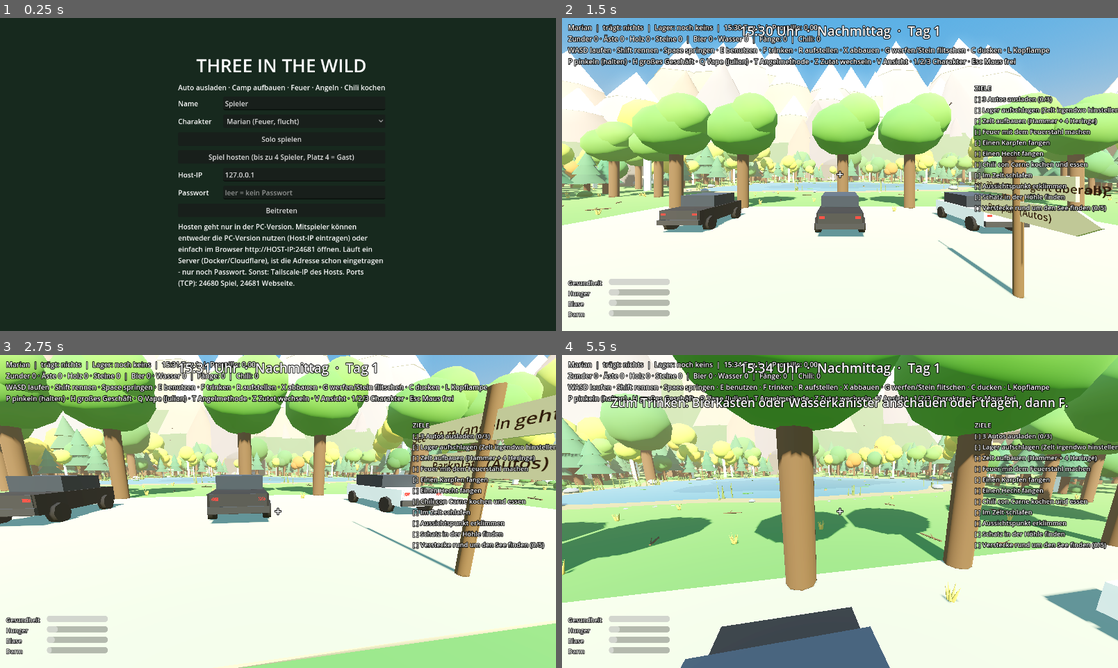
Above: before the commit, frames 1-4 (two rows, left to right).
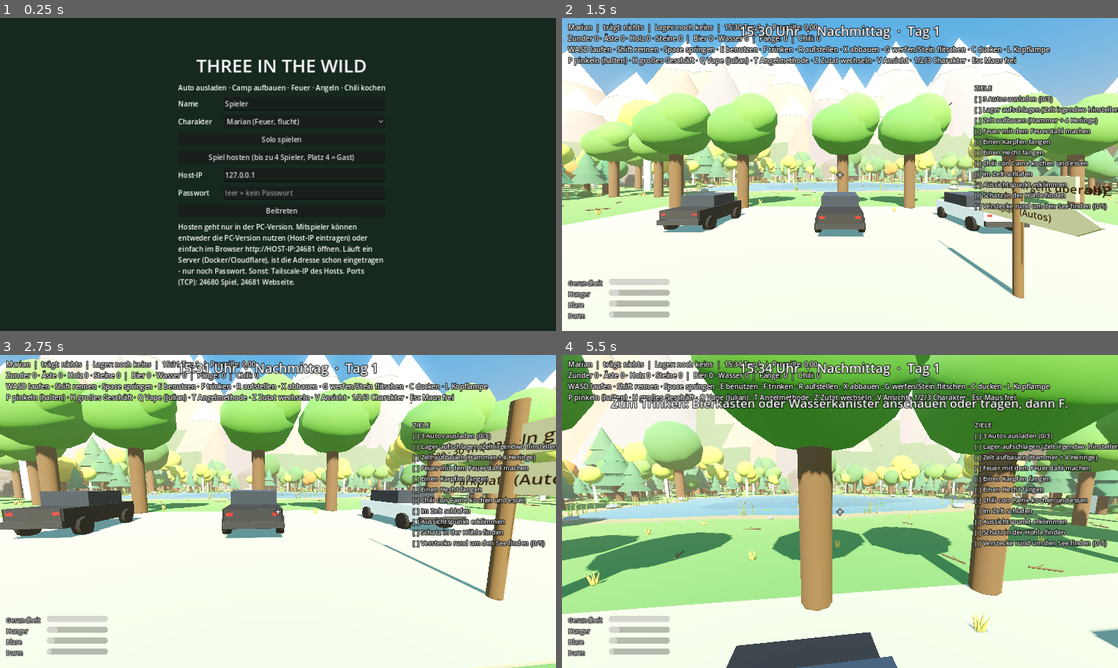
Above: after the commit, the same moments.

Repository: 7ulez/three-in-the-wild
Game: Godot game, scene res://menu.tscn
Two runs of this game, one before a commit and one after it. Both use one fixed random seed, a clock stepped at 60 frames per second and the inputs below.
Inputs (mouse positions are in pixels of both pictures, inside the frame that each line leads up to):
- Up to frame 1 (0.25 s): no input
- Up to frame 2 (1.5 s): click (867, 193) at 0.52 s; type "12" at 0.6 s; click "Solo spielen" at 1.25 s
- Up to frame 3 (2.75 s): tap Enter at 2 s; move the mouse to (305, 511) at 2.02 s; hold W from 2.03 s (still down); hold C from 2.03 s (still down); tap E at 2.1 s; click (305, 511) at 2.17 s; tap Space at 2.27, 2.57 s
- Up to frame 4 (5.5 s): keep holding W; move the mouse to (812, 511) at 2.77 s; release C at 2.78 s; tap C at 2.85 s; click (812, 511) at 2.92 s; tap Space at 3.02, 3.32, 4.52, 4.82, 5.27 s; tap G at 3.05, 3.6 s; move the mouse to (851, 505) at 3.52 s; click (851, 505) at 3.67 s; tap F at 3.8, 4.35 s; move the mouse to (834, 517) at 4.27 s; click (834, 517) at 4.42 s; tap R at 4.55, 5.1 s; move the mouse to (878, 514) at 5.02 s; click (878, 514) at 5.17 s; tap X at 5.3 s

The runs differ from the first frame. In frame 1, 3.6% of the frame differs, in the area x 32-70%, y 13-87%; in frame 2, 9.4%; in frame 3, 52%; in frame 4, 63%, in the area x 0-100%, y 0-100%.

Commit message:
Tablet-Steuerung für die Browser-Version
Auf Touch-Geräten erscheinen ein Joystick (laufen, ganz raus = rennen),
Wischen zum Umschauen und Knöpfe für alle Aktionen (Mehr-Menü für den Rest).
Oberfläche skaliert mit der Bildschirmgröße, Bildschirmtastatur für Eingabefelder.
Mit ?touch in der Adresse lässt sich die Steuerung auch am PC erzwingen.

Co-Authored-By: Claude Opus 5.5 <noreply@anthropic.com>
Claude-Session: https://claude.ai/code/session_01FicyMBshYtiCihkErSPQQ5

Diff:
--- a/fisher.gd
+++ b/fisher.gd
@@ -187,7 +187,7 @@
 func _unhandled_input(event: InputEvent) -> void:
 	if player == null or player.placing or player.seat != null or player.sleeping:
 		return
-	if Input.mouse_mode != Input.MOUSE_MODE_CAPTURED:
+	if not Game.is_captured():
 		return
 	if event is InputEventKey and event.pressed and not event.echo:
 		if (event as InputEventKey).keycode == KEY_T and has_rod():
@@ -369,6 +369,8 @@
 func _reeling() -> bool:
 	if test_reel >= 0:
 		return test_reel == 1
+	if Game.touch:
+		return Game.touch_reel
 	return Input.is_mouse_button_pressed(MOUSE_BUTTON_LEFT) and Input.mouse_mode == Input.MOUSE_MODE_CAPTURED
 
 
--- a/game.gd
+++ b/game.gd
@@ -25,6 +25,15 @@
 static var slept: bool = false
 static var summit: bool = false
 static var all_done_shown: bool = false
+
+# Tablet/Handy: Bildschirm-Steuerung statt Maus und Tastatur
+static var touch: bool = false
+static var touch_reel: bool = false   # "Aktion"-Knopf wird gehalten (Angel einholen)
+
+
+static func is_captured() -> bool:
+	return touch or Input.mouse_mode == Input.MOUSE_MODE_CAPTURED
+
 
 # Startoptionen (aus dem Menü)
 static var start_char: String = "Marian"
--- a/menu.gd
+++ b/menu.gd
@@ -14,6 +14,8 @@
 	if "--server" in OS.get_cmdline_user_args():
 		_start_dedicated()
 		return
+	if OS.has_feature("web"):
+		Game.touch = bool(JavaScriptBridge.eval("window.matchMedia('(pointer: coarse)').matches || window.location.search.includes('touch')"))
 	set_anchors_and_offsets_preset(Control.PRESET_FULL_RECT)
 	Input.mouse_mode = Input.MOUSE_MODE_VISIBLE
 	var bg := ColorRect.new()
--- a/player.gd
+++ b/player.gd
@@ -162,7 +162,10 @@
 	_build_hud()
 	set_character(character_name)
 	_apply_view()
-	Input.mouse_mode = Input.MOUSE_MODE_CAPTURED
+	if Game.touch:
+		add_child(TouchControls.new())
+	else:
+		Input.mouse_mode = Input.MOUSE_MODE_CAPTURED
 
 
 func set_character(p_name: String) -> void:
@@ -374,19 +377,22 @@
 	if Net.instance != null:
 		net_txt = "  |  Netz: %s, %d Mitspieler" % [Net.instance.status, Net.instance.avatars.size()]
 	help_label.text = "%s  |  trägt: %s  |  Lager: %s  |  %s Tag %d  |  Promille: %.2f%s\nZunder %d · Äste %d · Holz %d ·  …(536 unchanged characters)…
+	if Game.touch:
+		var hl: PackedStringArray = help_label.text.split("\n")
+		help_label.text = hl[0] + "\n" + hl[1] + "\nLinks: Joystick laufen (ganz raus = rennen) · Rechts wischen: umschauen · Mehr: alle weiteren Aktionen"
 
 
 func _unhandled_input(event: InputEvent) -> void:
 	if sleeping:
 		return
-	if event is InputEventMouseMotion and Input.mouse_mode == Input.MOUSE_MODE_CAPTURED:
+	if event is InputEventMouseMotion and Game.is_captured():
 		var mm := event as InputEventMouseMotion
-		rotate_y(-mm.relative.x * MOUSE_SENS)
-		pitch = clampf(pitch - mm.relative.y * MOUSE_SENS, -1.45, 1.45)
+		rotate_y(-mm.screen_relative.x * MOUSE_SENS)
+		pitch = clampf(pitch - mm.screen_relative.y * MOUSE_SENS, -1.45, 1.45)
 		head.rotation.x = pitch
 	elif event is InputEventMouseButton and event.pressed:
 		var mb := event as InputEventMouseButton
-		if Input.mouse_mode != Input.MOUSE_MODE_CAPTURED:
+		if not Game.is_captured():
 			Input.mouse_mode = Input.MOUSE_MODE_CAPTURED
 		elif placing:
 			match mb.button_index:
--- a/project.godot
+++ b/project.godot
@@ -11,6 +11,8 @@
 
 window/size/viewport_width=1280
 window/size/viewport_height=720
+window/stretch/mode="canvas_items"
+window/stretch/aspect="expand"
 
 [rendering]
 
--- /dev/null
+++ b/touch_controls.gd
@@ -0,0 +1,293 @@
+class_name TouchControls
+extends CanvasLayer
+## Bildschirm-Steuerung für Tablets und Handys im Browser.
+## Links: Joystick zum Laufen (ganz nach außen schieben = rennen).
+## Rechts: Wischen zum Umschauen, Knöpfe für die Aktionen.
+## Die Knöpfe "drücken" einfach die gleichen Tasten wie am PC, dadurch funktioniert
+## alles im Spiel genauso wie mit Tastatur und Maus.
+
+const LOOK_SPEED: float = 1.4
+const JOY_RADIUS: float = 95.0
+
+# id, Beschriftung, Art ("key", "hold", "lmb", "rmb", "wheel", "more", "full"), Taste
+var main_buttons: Array = [
+	{"id": "act", "label": "Aktion", "kind": "lmb", "r": 62.0},
+	{"id": "jump", "label": "Springen", "kind": "hold", "key": KEY_SPACE, "r": 48.0},
+	{"id": "use", "label": "Benutzen", "kind": "key", "key": KEY_E, "r": 52.0},
+	{"id": "reel", "label": "Einholen", "kind": "rmb", "r": 40.0},
+	{"id": "duck", "label": "Ducken", "kind": "hold", "key": KEY_C, "r": 40.0},
+	{"id": "throw", "label": "Werfen", "kind": "key", "key": KEY_G, "r": 40.0},
+	{"id": "more", "label": "Mehr", "kind": "more", "r": 34.0},
+]
+var more_buttons: Array = [
+	{"label": "Trinken", "kind": "key", "key": KEY_F},
+	{"label": "Aufstellen", "kind": "key", "key": KEY_R},
+	{"label": "Abbauen", "kind": "key", "key": KEY_X},
+	{"label": "Drehen", "kind": "wheel"},
+	{"label": "Angelart", "kind": "key", "key": KEY_T},
+	{"label": "Zutat", "kind": "key", "key": KEY_Z},
+	{"label": "Lampe", "kind": "key", "key": KEY_L},
+	{"label": "Ansicht", "kind": "key", "key": KEY_V},
+	{"label": "Pinkeln", "kind": "hold", "key": KEY_P},
+	{"label": "Geschäft", "kind": "key", "key": KEY_H},
+	{"label": "Vape", "kind": "key", "key": KEY_Q},
+	{"label": "Vollbild", "kind": "full"},
+	{"label": "Marian", "kind": "key", "key": KEY_1},
+	{"label": "Steffen", "kind": "key", "key": KEY_2},
+	{"label": "Julian", "kind": "key", "key": KEY_3},
+]
+
+var pad: Control
+var more_open: bool = false
+var joy_finger: int = -1
+var joy_center: Vector2 = Vector2.ZERO
+var joy_vec: Vector2 = Vector2.ZERO
+var look_fingers: Dictionary = {}     # finger -> letzte Position
+var held: Dictionary = {}             # finger -> Knopf (Dictionary)
+var keys_down: Dictionary = {}        # keycode -> true
+var font: Font
+
+
+func _ready() -> void:
+	layer = 5
+	font = ThemeDB.fallback_font
+	pad = Control.new()
+	pad.set_anchors_and_offsets_preset(Control.PRESET_FULL_RECT)
+	pad.mouse_filter = Control.MOUSE_FILTER_IGNORE
+	pad.draw.connect(_draw_pad)
+	add_child(pad)
+	get_viewport().size_changed.connect(_layout)
+	_layout()
+
+
+func _size() -> Vector2:
+	return get_viewport().get_visible_rect().size
+
+
+func _layout() -> void:
+	var s := _size()
+	var pos := {
+		"act": Vector2(s.x - 115, s.y - 125),
+		"jump": Vector2(s.x - 255, s.y - 80),
+		"use": Vector2(s.x - 125, s.y - 280),
+		"reel": Vector2(s.x - 250, s.y - 215),
+		"duck": Vector2(s.x - 370, s.y - 70),
+		"throw": Vector2(s.x - 270, s.y - 330),
+		"more": Vector2(s.x - 60, s.y - 395),
+	}
+	for b in main_buttons:
+		b["pos"] = pos[b["id"]]
+		b["r2"] = b["r"]
+	# "Mehr"-Feld: 5 Spalten in der Bildschirmmitte
+	var cols := 5
+	var bw := 128.0
+	var bh := 64.0
+	var gap := 12.0
+	var rows := int(ceil(float(more_buttons.size()) / cols))
+	var total := Vector2(cols * bw + (cols - 1) * gap, rows * bh + (rows - 1) * gap)
+	var origin := Vector2((s.x - total.x) / 2.0, (s.y - total.y) / 2.0 - 30.0)
+	for i in range(more_buttons.size()):
+		var b: Dictionary = more_buttons[i]
+		var c := i % cols
+		var r := i / cols
+		b["rect"] = Rect2(origin + Vector2(c * (bw + gap), r * (bh + gap)), Vector2(bw, bh))
+	pad.queue_redraw()
+
+
+func _joy_home() -> Vector2:
+	return Vector2(300, _size().y - 260)
+
+
+# --- Eingabe -----------------------------------------------------------------
+
+func _input(event: InputEvent) -> void:
+	if event.has_meta("touch"):
+		return   # unsere eigenen, künstlichen Tastendrücke durchlassen
+	# Aus Fingern erzeugte "Maus"-Klicks schlucken, sonst schießt jeder Tipp eine Angel aus.
+	if event is InputEventMouse and event.device == InputEvent.DEVICE_ID_EMULATION:
+		get_viewport().set_input_as_handled()
+		return
+	if event is InputEventScreenTouch:
+		var t := event as InputEventScreenTouch
+		if t.pressed:
+			_touch_down(t.index, t.position)
+		else:
+			_touch_up(t.index)
+		get_viewport().set_input_as_handled()
+	elif event is InputEventScreenDrag:
+		var d := event as InputEventScreenDrag
+		_touch_move(d.index, d.position)
+		get_viewport().set_input_as_handled()
+
+
+func _touch_down(f: int, p: Vector2) -> void:
+	if more_open:
+		for b in more_buttons:
+			if (b["rect"] as Rect2).has_point(p):
+				held[f] = b
+				_press(b, true)
+				if b["kind"] == "key":
+					more_open = false   # einmalige Aktion: Feld wieder schließen
+				pad.queue_redraw()
+				return
+	for b in main_buttons:
+		if p.distance_to(b["pos"]) <= float(b["r2"]) + 12.0:
+			held[f] = b
+			_press(b, true)
+			pad.queue_redraw()
+			return
+	var s := _size()
+	if joy_finger == -1 and p.x < s.x * 0.4 and p.y > s.y * 0.35:
+		joy_finger = f
+		joy_center = p
+		joy_vec = Vector2.ZERO
+		pad.queue_redraw()
+		return
+	look_fingers[f] = p
+
+
+func _touch_move(f: int, p: Vector2) -> void:
+	if f == joy_finger:
+		var v := (p - joy_center) / JOY_RADIUS
+		if v.length() > 1.0:
+			v = v.normalized()
+		joy_vec = v
+		_apply_joy()
+		pad.queue_redraw()
+	elif look_fingers.has(f):
+		var rel: Vector2 = (p - look_fingers[f]) * LOOK_SPEED
+		look_fingers[f] = p
+		var mm := InputEventMouseMotion.new()
+		mm.relative = rel
+		mm.screen_relative = rel
+		mm.position = _size() / 2.0
+		mm.set_meta("touch", true)
+		Input.parse_input_event(mm)
+
+
+func _touch_up(f: int) -> void:
+	if f == joy_finger:
+		joy_finger = -1
+		joy_vec = Vector2.ZERO
+		_apply_joy()
+		pad.queue_redraw()
+	if look_fingers.has(f):
+		look_fingers.erase(f)
+	if held.has(f):
+		var b: Dictionary = held[f]
+		held.erase(f)
+		_press(b, false)
+		pad.queue_redraw()
+
+
+func _apply_joy() -> void:
+	var v := joy_vec
+	_set_key(KEY_W, v.y < -0.35)
+	_set_key(KEY_S, v.y > 0.35)
+	_set_key(KEY_A, v.x < -0.35)
+	_set_key(KEY_D, v.x > 0.35)
+	_set_key(KEY_SHIFT, v.length() > 0.92)
+
+
+# --- Künstliche Tasten / Mausklicks -------------------------------------------
+
+func _press(b: Dictionary, down: bool) -> void:
+	match b["kind"]:
+		"key":
+			if down:
+				_set_key(b["key"], true)
+				_set_key(b["key"], false)
+		"hold":
+			_set_key(b["key"], down)
+		"lmb":
+			Game.touch_reel = down
+			_mouse(MOUSE_BUTTON_LEFT, down)
+		"rmb":
+			_mouse(MOUSE_BUTTON_RIGHT, down)
+		"wheel":
+			if down:
+				_mouse(MOUSE_BUTTON_WHEEL_UP, true)
+				_mouse(MOUSE_BUTTON_WHEEL_UP, false)
+		"more":
+			if down:
+				more_open = not more_open
+		"full":
+			if down:
+				if DisplayServer.window_get_mode() == DisplayServer.WINDOW_MODE_FULLSCREEN:
+					DisplayServer.window_set_mode(DisplayServer.WINDOW_MODE_WINDOWED)
+				else:
+					DisplayServer.window_set_mode(DisplayServer.WINDOW_MODE_FULLSCREEN)
+
+
+func _set_key(code: int, down: bool) -> void:
+	if down == keys_down.has(code):
+		return   # Zustand ändert sich nicht
+	if down:
+		keys_down[code] = true
+	else:
+		keys_down.erase(code)
+	var e := InputEventKey.new()
+	e.keycode = code
+	e.physical_keycode = code
+	e.pressed = down
+	e.set_meta("touch", true)
+	Input.parse_input_event(e)
+
+
+func _mouse(btn: int, down: bool) -> void:
+	var e := InputEventMouseButton.new()
+	e.button_index = btn
+	e.pressed = down
+	e.position = _size() / 2.0
+	e.global_position = e.position
+	if down:
+		e.button_mask = 1 << (btn - 1)
+	e.set_meta("touch", true)
+	Input.parse_input_event(e)
+
+
+func _exit_tree() -> void:
+	for code in keys_down.keys():
+		var e := InputEventKey.new()
+		e.keycode = code
+		e.physical_keycode = code
+		e.pressed = false
+		e.set_meta("touch", true)
+		Input.parse_input_event(e)
+	Game.touch_reel = false
+
+
+# --- Zeichnen -----------------------------------------------------------------
+
+func _is_held(b: Dictionary) -> bool:
+	for f in held:
+		if held[f] == b:
+			return true
+	return false
+
+
+func _label(pos: Vector2, text: String, size: int, width: float) -> void:
+	var ts := font.get_string_size(text, HORIZONTAL_ALIGNMENT_CENTER, -1, size)
+	pad.draw_string(font, pos + Vector2(-width / 2.0, ts.y * 0.3), text, HORIZONTAL_ALIGNMENT_CENTER, width, size, Color(1, 1, 1, 0.95))
+
+
+func _draw_pad() -> void:
+	# Joystick
+	var c := joy_center if joy_finger != -1 else _joy_home()
+	pad.draw_circle(c, JOY_RADIUS, Color(0, 0, 0, 0.22))
+	pad.draw_arc(c, JOY_RADIUS, 0, TAU, 48, Color(1, 1, 1, 0.45), 3.0)
+	pad.draw_circle(c + joy_vec * JOY_RADIUS, 42.0, Color(1, 1, 1, 0.45 if joy_finger != -1 else 0.3))
+	# Hauptknöpfe
+	for b in main_buttons:
+		var on: bool = _is_held(b) or (b["kind"] == "more" and more_open)
+		var r: float = b["r2"]
+		pad.draw_circle(b["pos"], r, Color(1, 1, 1, 0.42) if on else Color(0, 0, 0, 0.32))
+		pad.draw_arc(b["pos"], r, 0, TAU, 40, Color(1, 1, 1, 0.55), 2.5)
+		_label(b["pos"], b["label"], 17 if r > 45.0 else 15, r * 2.2)
+	# Mehr-Feld
+	if more_open:
+		for b in more_buttons:
+			var rc: Rect2 = b["rect"]
+			pad.draw_rect(rc, Color(1, 1, 1, 0.45) if _is_held(b) else Color(0, 0, 0, 0.5))
+			pad.draw_rect(rc, Color(1, 1, 1, 0.55), false, 2.0)
+			_label(rc.get_center(), b["label"], 17, rc.size.x)
Not shown, changed: export_presets.cfg
Not shown, changed: web/index.html
Not shown, changed: web/index.js.gz
Not shown, changed: web/index.pck
Not shown, changed: web/index.pck.gz
Not shown, changed: web/index.wasm.gz
